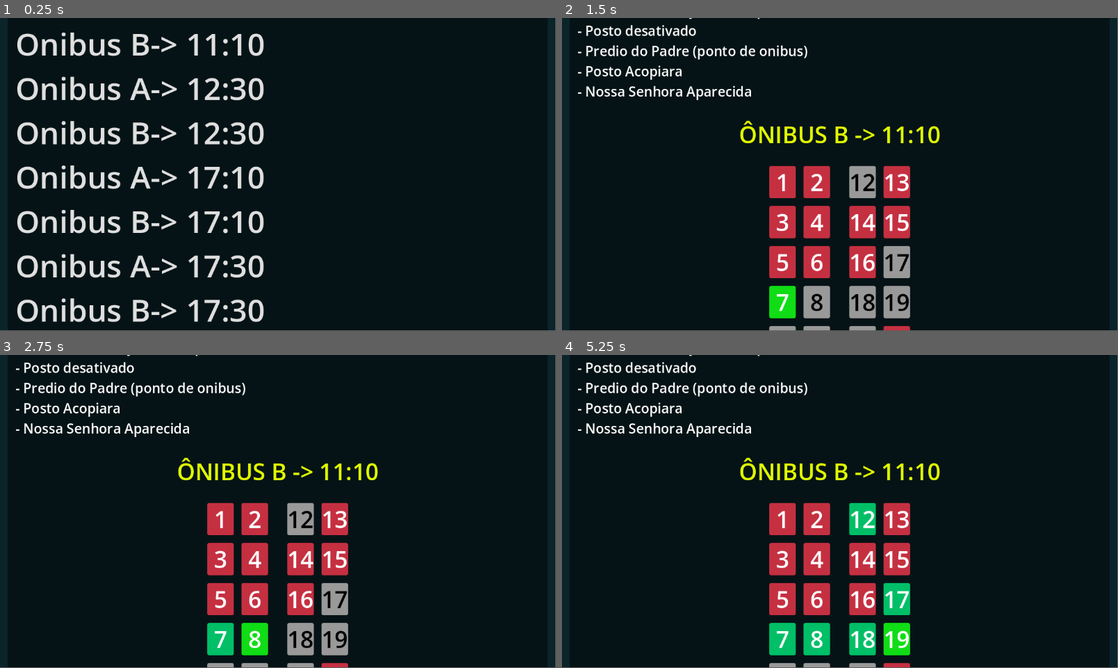
Above: before the commit, frames 1-4 (two rows, left to right).
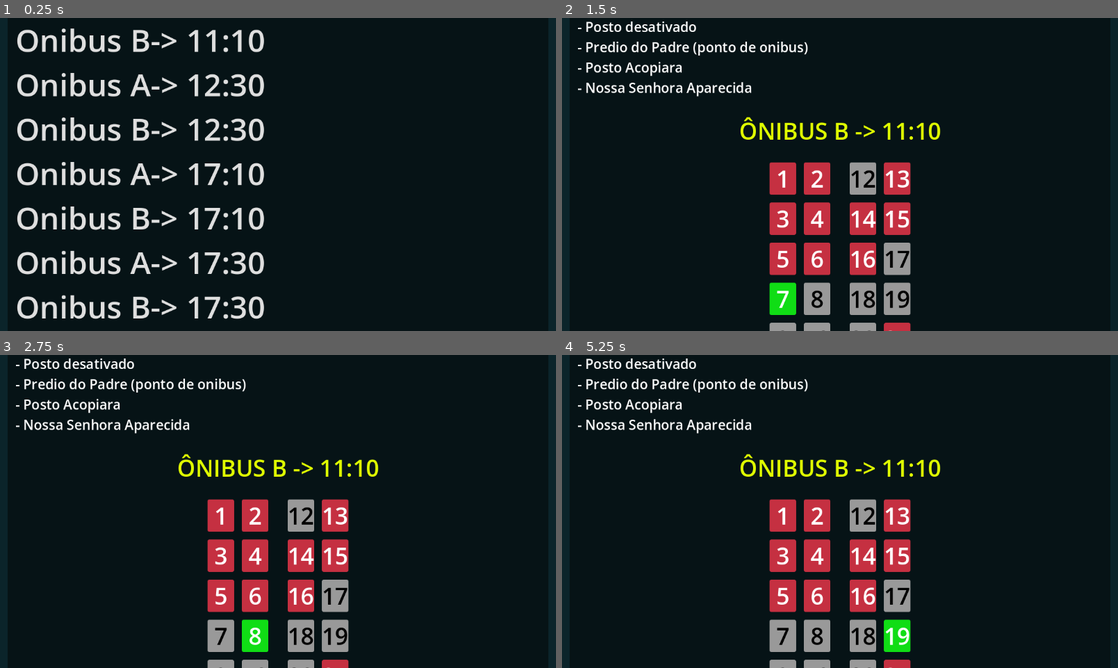
Above: after the commit, the same moments.

Repository: DOGamedev5/IHCRotasIFCE
Game: Godot game, scene res://src/mobileMain/main.tscn
Two runs of this game, one before a commit and one after it. Both use one fixed random seed, a clock stepped at 60 frames per second and the inputs below. This scene is started directly instead of the project's main scene.
Inputs:
- Up to frame 1 (0.25 s): no input
- Up to frame 2 (1.5 s): click "Onibus B-> 11:10" at 0.5 s; click "7" at 1.25 s
- Up to frame 3 (2.75 s): click "8" at 2 s
- Up to frame 4 (5.25 s): click "12" at 2.75 s; click "17" at 3.5 s; click "18" at 4.25 s; click "19" at 5 s
In our replay, the window is 799x449 before the commit and 800x450 after it. These sizes can differ from the game's own. Grey fills any space a smaller window leaves; there, only what the larger window draws over its background counts as a difference.

The runs differ from the first frame. In frame 1, 9.1% of the frame differs, in the area x 3-48%, y 3-98%; in frame 2, 7.6%; in frame 3, 8.0%; in frame 4, 9.2%, in the area x 2-69%, y 0-100%.
Error after the commit: Invalid call. Nonexistent function 'isAluno' in base 'Control (main.gd)'. (res://src/reservasVisualize/acentos.gd:29)

Commit message:
reservar acento

Diff:
--- a/main.gd
+++ b/main.gd
@@ -4,6 +4,13 @@
 @onready var mobile := preload("res://src/mobileMain/main.tscn")
 
 @onready var main : Node
+enum loginState {
+	OFFLINE,
+	ALUNO,
+	MOTORISTA
+}
+
+@onready var hasLogin : loginState = loginState.OFFLINE
 
 func _ready() -> void:
 
@@ -14,6 +21,8 @@
 		main = desktop.instantiate()
 		ProjectSettings.set("global/isMobile", false)
 
+	add_child(main)
 
-
-	add_child(main)
+func isAluno(): return hasLogin == loginState.ALUNO
+func isMotorista(): return hasLogin == loginState.ALUNO
+func setLoginState(state): hasLogin = state
--- a/project.godot
+++ b/project.godot
@@ -17,6 +17,10 @@
 boot_splash/image="uid://bjp8pim4bvtb"
 config/icon="uid://dwam0qu2e3ler"
 
+[display]
+
+window/stretch/mode="viewport"
+
 [global]
 
 isMobile=true
--- /dev/null
+++ b/resources/icons/login-cadeado.svg
@@ -0,0 +1,10 @@
+<svg xmlns="http://www.w3.org/2000/svg" viewBox="0 0 512 512" width="100%" height="100%">
+  <rect x="16" y="16" width="480" height="480" rx="90" fill="#FFFFFF" stroke="#1A365D" stroke-width="32" />
+
+  <path d="M 186 230 V 170 C 186 125 216 90 256 90 C 296 90 326 125 326 170 V 230" fill="none" stroke="#2ECC71" stroke-width="44" stroke-linecap="round" />
+
+  <rect x="136" y="210" width="240" height="200" rx="40" fill="#2ECC71" />
+
+  <circle cx="256" cy="285" r="22" fill="#1A365D" />
+  <path d="M 244 285 L 232 360 H 280 L 268 285 Z" fill="#1A365D" />
+</svg>
--- a/src/classes/rotaObject.gd
+++ b/src/classes/rotaObject.gd
@@ -27,8 +27,15 @@
 	acentosOcupadosSetup(setupOcupado)
 
 func reservarAcento(id : int):
+
 	if acentos[id] == ACENTO_STATUS.VAZIO:
 		acentos[id] = ACENTO_STATUS.RESERVADO
+		print("AAAA")
+		for i in range(acentos.size()):
+			if acentos[i] == ACENTO_STATUS.RESERVADO and i != id:
+				acentos[i] = ACENTO_STATUS.VAZIO
+				print("BBBB")
+
 
 func acentosOcupadosSetup(listID : Array[int]):
 	for i in listID: acentos[i] = ACENTO_STATUS.OCUPADO_OUTRO
--- a/src/desktopMain/main.gd
+++ b/src/desktopMain/main.gd
@@ -31,3 +31,4 @@
 func _on_entrar_pressed() -> void:
 	loginTab.visible = false
 	$MarginContainer/VBoxContainer/options/HBoxContainer/login.text = "mudar de conta"
+	get_tree().current_scene.setLoginState(1)
--- a/src/desktopMain/main.tscn
+++ b/src/desktopMain/main.tscn
@@ -280,7 +280,6 @@
 [color=orange]Feriado: [/color] Os onibus não irão fazer a rota no proximo feriado no dia DD/MM/AAAA, portanto não haverá aulas nesse dia."
 
 [node name="login" type="ColorRect" parent="." unique_id=455110791]
-visible = false
 layout_mode = 1
 anchors_preset = 15
 anchor_right = 1.0
--- a/src/mobileMain/main.gd
+++ b/src/mobileMain/main.gd
@@ -33,3 +33,4 @@
 func _on_entrar_pressed() -> void:
 	loginTab.visible = false
 	$MarginContainer/VBoxContainer/options/HBoxContainer/login.text = "mudar de conta"
+	get_tree().current_scene.setLoginState(1)
--- a/src/mobileMain/main.tscn
+++ b/src/mobileMain/main.tscn
@@ -3,6 +3,9 @@
 [ext_resource type="Script" uid="uid://cnj6jrxyohyr4" path="res://src/mobileMain/main.gd" id="1_ebm5i"]
 [ext_resource type="Script" uid="uid://vbros6c8dgvj" path="res://src/rotasInfo.gd" id="2_debxh"]
 [ext_resource type="PackedScene" uid="uid://damlntl5je3qg" path="res://src/reservasVisualize/acentos.tscn" id="3_y6j25"]
+[ext_resource type="Texture2D" uid="uid://cvmdc33mg7drs" path="res://resources/icons/avisos.svg" id="4_debxh"]
+[ext_resource type="Texture2D" uid="uid://coxy38ko3xrt" path="res://resources/icons/rotas.svg" id="5_pr2xw"]
+[ext_resource type="Texture2D" uid="uid://b5na5ljfcpc32" path="res://resources/icons/login-cadeado.svg" id="6_004wd"]
 
 [sub_resource type="StyleBoxFlat" id="StyleBoxFlat_7dm0k"]
 bg_color = Color(0, 0, 0, 0.47058824)
@@ -253,7 +256,7 @@
 
 [node name="HBoxContainer" type="HBoxContainer" parent="MarginContainer/VBoxContainer/options" unique_id=2139423984]
 layout_mode = 2
-theme_override_constants/separation = 16
+theme_override_constants/separation = 32
 alignment = 1
 
 [node name="avisos" type="Button" parent="MarginContainer/VBoxContainer/options/HBoxContainer" unique_id=28752929]
@@ -267,7 +270,7 @@
 theme_override_styles/disabled = SubResource("StyleBoxFlat_1bvp3")
 theme_override_styles/focus = SubResource("StyleBoxFlat_lquwl")
 toggle_mode = true
-text = "Avisos"
+icon = ExtResource("4_debxh")
 
 [node name="rotas" type="Button" parent="MarginContainer/VBoxContainer/options/HBoxContainer" unique_id=1463642080]
 custom_minimum_size = Vector2(0, 32)
@@ -281,7 +284,7 @@
 theme_override_styles/focus = SubResource("StyleBoxFlat_lquwl")
 toggle_mode = true
 button_pressed = true
-text = "Visualizar e Reservar"
+icon = ExtResource("5_pr2xw")
 
 [node name="login" type="Button" parent="MarginContainer/VBoxContainer/options/HBoxContainer" unique_id=1737918610]
 custom_minimum_size = Vector2(0, 32)
@@ -293,7 +296,7 @@
 theme_override_styles/hover = SubResource("StyleBoxFlat_h2yge")
 theme_override_styles/disabled = SubResource("StyleBoxFlat_1bvp3")
 theme_override_styles/focus = SubResource("StyleBoxFlat_lquwl")
-text = "Login"
+icon = ExtResource("6_004wd")
 
 [node name="login" type="ColorRect" parent="." unique_id=455110791]
 visible = false
--- a/src/reservasVisualize/acentoButton/acentoButton.tscn
+++ b/src/reservasVisualize/acentoButton/acentoButton.tscn
@@ -52,3 +52,5 @@
 toggle_mode = true
 text = "15"
 script = ExtResource("1_uyhuu")
+
+[connection signal="toggled" from="." to="." method="_on_toggled"]
--- a/src/reservasVisualize/acentoButton/acento_button.gd
+++ b/src/reservasVisualize/acentoButton/acento_button.gd
@@ -1,4 +1,6 @@
 class_name AcentoButton extends Button
+
+signal selected(id : int)
 
 func _ready() -> void:
 	if ProjectSettings.get("global/isMobile"):
@@ -8,3 +10,6 @@
 	text = str(id)
 	button_pressed = reserved
 	disabled = occupied
+
+func _on_toggled(toggled_on: bool) -> void:
+	if toggled_on: selected.emit(int(text))
--- a/src/reservasVisualize/acentos.gd
+++ b/src/reservasVisualize/acentos.gd
@@ -6,16 +6,28 @@
 @onready var listRight := $content/separator/right
 @onready var textName := $content/Label
 
+@onready var reservBtn := $content/buttons/reserva
+
+@onready var currentAcento := -1
+@onready var hasChanged := false
+@onready var currentID := 0
+
+signal updateInfo(data, id : int)
+
 func _ready() -> void:
 	if ProjectSettings.get("global/isMobile"):
 		textName.add_theme_font_size_override("font_size", 48)
-		$content/HBoxContainer2/reserva.add_theme_font_size_override("font_size", 36)
-		$content/HBoxContainer2/reserva2.add_theme_font_size_override("font_size", 36)
+		reservBtn.add_theme_font_size_override("font_size", 36)
 
-func setup(info : RotaObject):
+func setup(info : RotaObject, id : int):
 	textName.text = "ÔNIBUS {0} -> {1}".format([info.nome, info.horario])
+	currentID = id
 	_clearLists()
 	_create_buttons(info)
+
+func _process(_delta: float) -> void:
+	var canReserve : bool = get_tree().current_scene.isAluno()
+	reservBtn.disabled = not canReserve or not hasChanged
 
 func _create_buttons(info : RotaObject):
 	var listSize : float = float(info.totalAcentos) / 2
@@ -24,14 +36,36 @@
 	for i in range(lSize): # começa no 0 e para no lSize - 1
 		var btn : AcentoButton = btnInstance.instantiate()
 		btn.setup(i + 1, info.acentos[i] == 1, info.acentos[i] == 2)
+		if info.acentos[i] == 2: currentAcento = i
+		btn.selected.connect(acentoEscolhido)
 
 		listLeft.add_child(btn)
 
 	for i in range(lSize, lSize+rSize): # começa no lSize e para no lSize+rSize - 1
 		var btn : AcentoButton = btnInstance.instantiate()
 		btn.setup(i + 1, info.acentos[i] == 1, info.acentos[i] == 2)
+		if info.acentos[i] == 2: currentAcento = i
+		btn.selected.connect(acentoEscolhido)
+
 		listRight.add_child(btn)
 
 func _clearLists():
 	for btn in listLeft.get_children(): btn.queue_free()
 	for btn in listRight.get_children(): btn.queue_free()
+	hasChanged = false
+
+func _on_reserva_pressed() -> void:
+	hasChanged = false
+	updateInfo.emit(currentAcento, currentID)
+
+func acentoEscolhido(id: int):
+	for btn : Button in listLeft.get_children():
+		var ID = int(btn.text)
+		if ID != id && btn.button_pressed: btn.button_pressed = false
+
+	for btn : Button in listRight.get_children():
+		var ID = int(btn.text)
+		if ID != id && btn.button_pressed: btn.button_pressed = false
+
+	currentAcento = id-1
+	hasChanged = true
--- a/src/reservasVisualize/acentos.tscn
+++ b/src/reservasVisualize/acentos.tscn
@@ -86,13 +86,13 @@
 theme_override_constants/v_separation = 16
 columns = 2
 
-[node name="HBoxContainer2" type="HBoxContainer" parent="content" unique_id=79789614]
+[node name="buttons" type="HBoxContainer" parent="content" unique_id=79789614]
 layout_mode = 2
 size_flags_vertical = 10
 theme_override_constants/separation = 32
 alignment = 1
 
-[node name="reserva" type="Button" parent="content/HBoxContainer2" unique_id=1206319958]
+[node name="reserva" type="Button" parent="content/buttons" unique_id=1206319958]
 custom_minimum_size = Vector2(0, 32)
 layout_mode = 2
 size_flags_vertical = 4
@@ -104,14 +104,4 @@
 theme_override_styles/focus = SubResource("StyleBoxFlat_lquwl")
 text = "Reservar Assento"
 
-[node name="reserva2" type="Button" parent="content/HBoxContainer2" unique_id=461634618]
-custom_minimum_size = Vector2(0, 32)
-layout_mode = 2
-size_flags_vertical = 4
-theme_override_font_sizes/font_size = 18
-theme_override_styles/normal = SubResource("StyleBoxFlat_ig7tw")
-theme_override_styles/pressed = SubResource("StyleBoxFlat_0xm2m")
-theme_override_styles/hover = SubResource("StyleBoxFlat_h2yge")
-theme_override_styles/disabled = SubResource("StyleBoxFlat_1bvp3")
-theme_override_styles/focus = SubResource("StyleBoxFlat_lquwl")
-text = "Mudar de assento"
+[connection signal="pressed" from="content/buttons/reserva" to="." method="_on_reserva_pressed"]
--- a/src/rotasInfo.gd
+++ b/src/rotasInfo.gd
@@ -30,6 +30,7 @@
 		#buttonListReference.append(button)
 		button.connect("selected", rotaSelected)
 
+	reservarAcentos.updateInfo.connect(updateInfo)
 	if not ProjectSettings.get("global/isMobile"): buttonListNode.get_children()[0].button_pressed = true
 
 func rotaSelected(id : int, button : Button):
@@ -37,7 +38,8 @@
 		if btn != button or ProjectSettings.get("global/isMobile"):
 			btn.button_pressed = false
 
-	reservarAcentos.setup(rotas[button.id])
+	reservarAcentos.setup(rotas[button.id], button.id)
+
 	changeMobileMode(false)
 
 func changeMobileMode(rotaList : bool):
@@ -49,3 +51,6 @@
 
 func _on_voltar_pressed() -> void:
 	changeMobileMode(true)
+
+func updateInfo(data, id):
+	rotas[id].reservarAcento(data)
Not shown, added: resources/icons/avisos.svg.import
Not shown, added: resources/icons/login-cadeado.svg.import
Not shown, added: resources/icons/rotas.svg.import
Not shown, added: resources/icons/sino.svg.import
Not shown, added: resources/onibus/onibus.svg.import
Not shown, changed: index.html
Not shown, changed: index.pck
